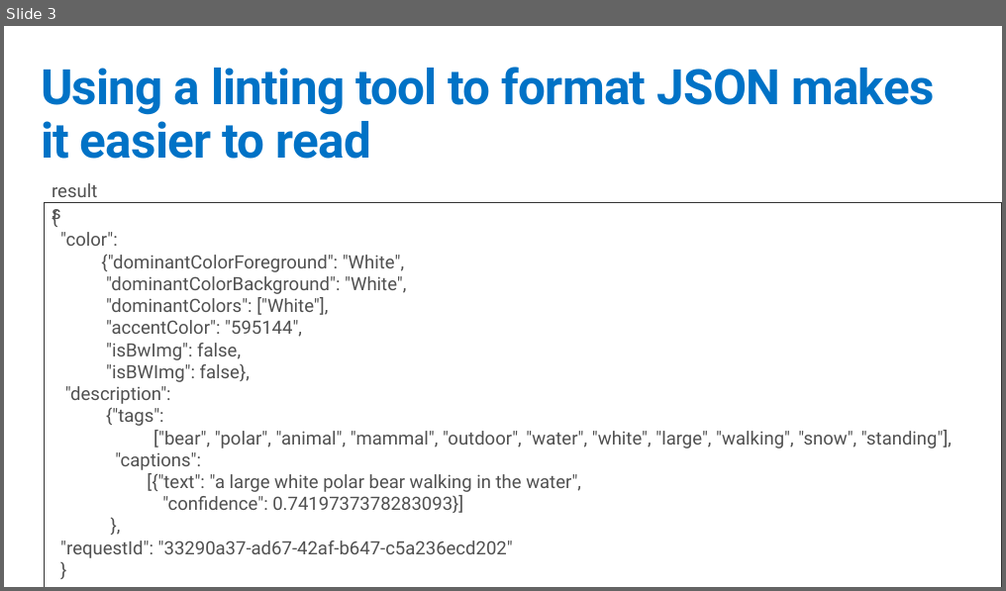
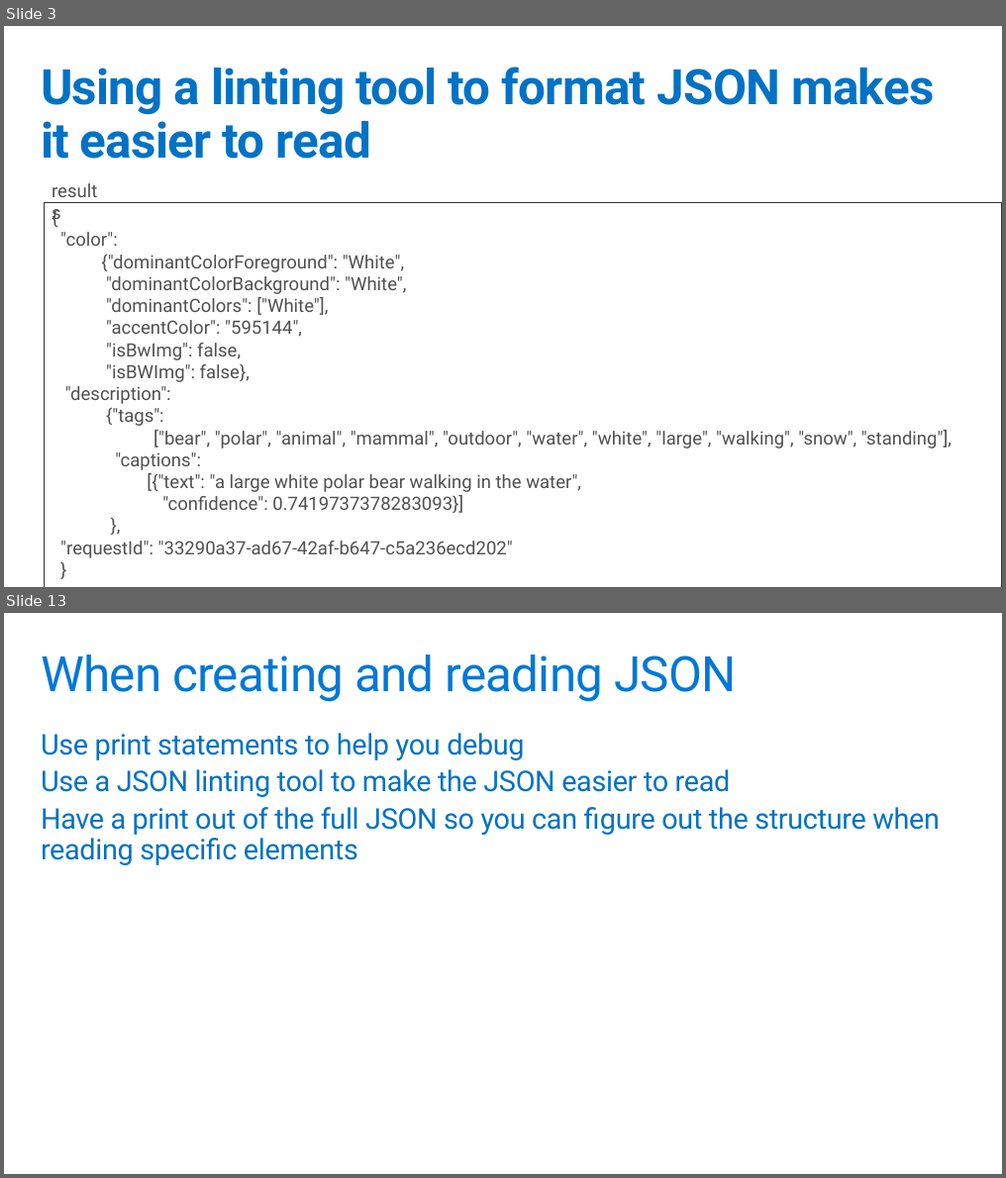
Before and after one commit to GeekTrainer/python-getting-started, a slide deck: Slides/17 - JSON.pptx. Shown one above the other, each under a label of ours: slide 3 before the commit, slides 3 and 13 after it; the slides between them are not shown. The pictures are 1006x591 and 1006x1178 pixels, drawn with LibreOffice and Linux fonts; fonts in the diff are those of the drawing. Boxes give left, top, right and bottom in pixels: in the first picture for what was removed or moved away, otherwise in the second. Text is boxed around its words. In the diff, an @@ line names an element or a change of style, - is before the commit and + after.

```diff
--- a/Slides/17 - JSON.pptx
+++ b/Slides/17 - JSON.pptx
@@ slide 13 added at bbox=[4, 613, 1002, 1174], background #FFFFFF @@
@@ title added at bbox=[41, 655, 737, 702], 48 pt, text #0078D7 @@
+When creating and reading JSON
@@ text added at bbox=[41, 733, 940, 865], 28 pt, text #0072C6 @@
+Use print statements to help you debug
+Use a JSON linting tool to make the JSON easier to read
+Have a print out of the full JSON so you can figure out the structure when reading specific elements
```
Also in this commit, not shown: 9 slides changed, 1 other slide added, 9 other files.
